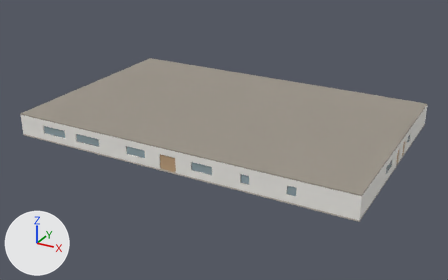
A saved change to the glTF model docs-site/public/3d/library.glb.
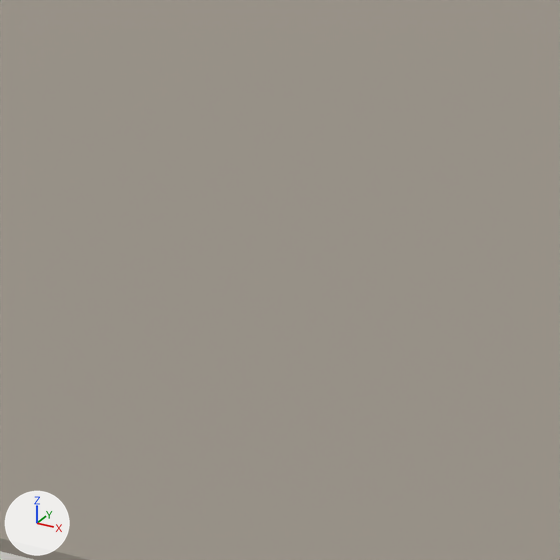
The first picture shows the older version from a 50 mm lens placed at (65.6, -91.0, 35.5), pointed at (25.1, -17.5, -1.3). The close-ups show the older and then the newer version on the part from 46% to 57% of the width and 40% to 57% of the height of that picture. Only the edits that show in the close-ups are written down. The lights are fixed; the arrows at lower left show +X, +Y and +Z. Where no turn or scale is listed for an object, it has been applied to the vertices.

The scene before the commit, as lines of its bpy script (objects in view):
```python
me_roof_roof = bpy.data.meshes.new('roof:roof')
me_roof_roof.from_pydata(...)  # a box spanning x -0.2..50.2, y -32.2..0.2, z 3.0..3.2
me_roof_roof.materials.append(mat_roof)  # grey #9c958a
ob_roof_roof = bpy.data.objects.new('roof:roof', me_roof_roof)
ob_roof_roof.location = (0.0, 0.0, 0.0)
```
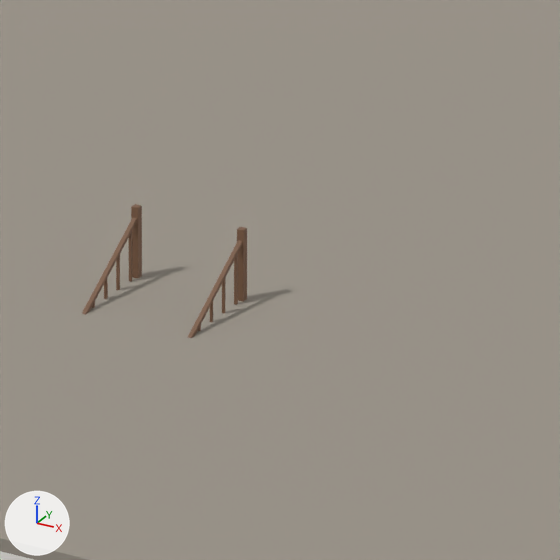
The change, as a list of edits to the scene's bpy script:
```text
Add mat_stair_rail:
    mat_stair_rail = principled_material('stair:rail')
    mat_stair_rail.base_color = (0.198, 0.105, 0.0578)  # brown #7b5b44
    mat_stair_rail.roughness = 0.7
Add me_stair_st_main_rail:
    me_stair_st_main_rail.from_pydata(...)  # 304 vertices, 456 faces; spans x 28.49..29.91, y -30.04..-25.46, z 0.0..4.01
    me_stair_st_main_rail.materials.append(mat_stair_rail)  # brown #7b5b44
Add ob_stair_st_main_rail:
    ob_stair_st_main_rail = bpy.data.objects.new('stair:st_main:rail', me_stair_st_main_rail)
    ob_stair_st_main_rail.location = (0.0, 0.0, 0.0)
```

Where the change shows, as pixel boxes (x1, y1, x2, y2) in the close-ups (560 x 560 px):
'stair:st_main:rail', added
    after: (82, 204, 247, 338)
